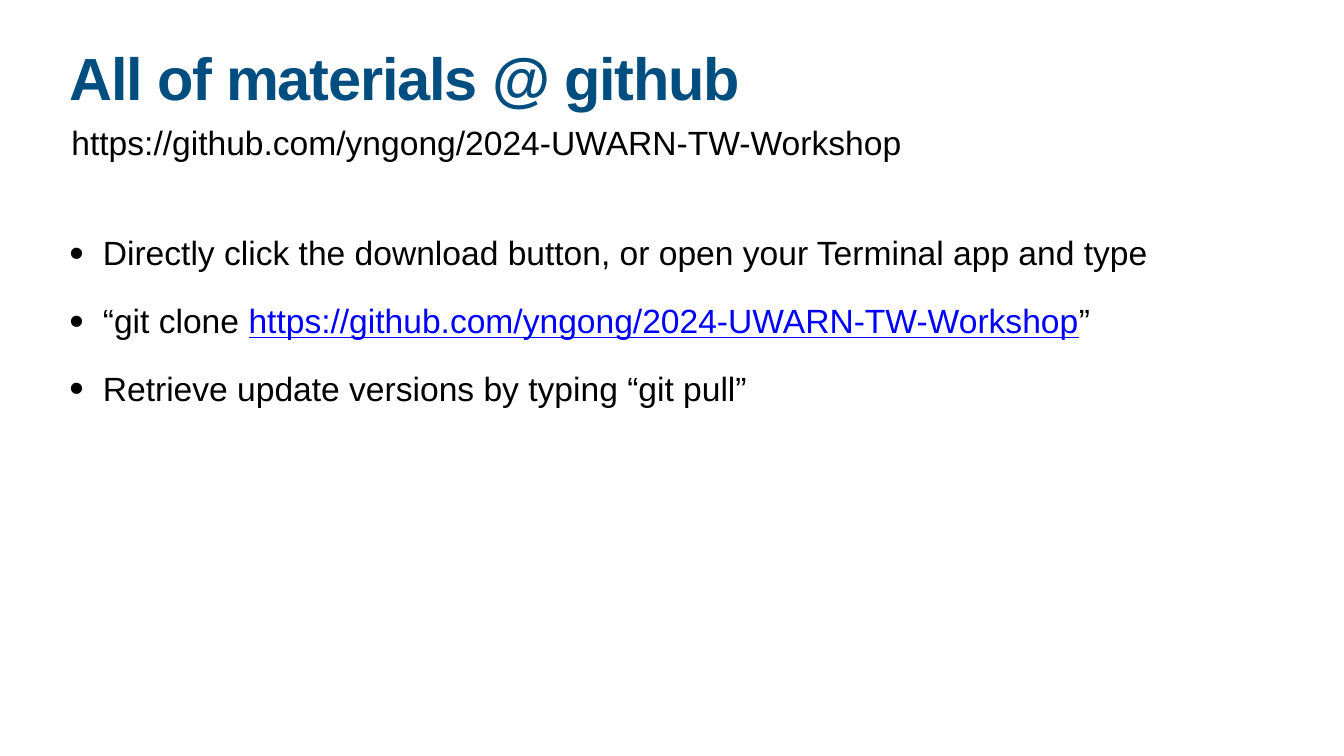
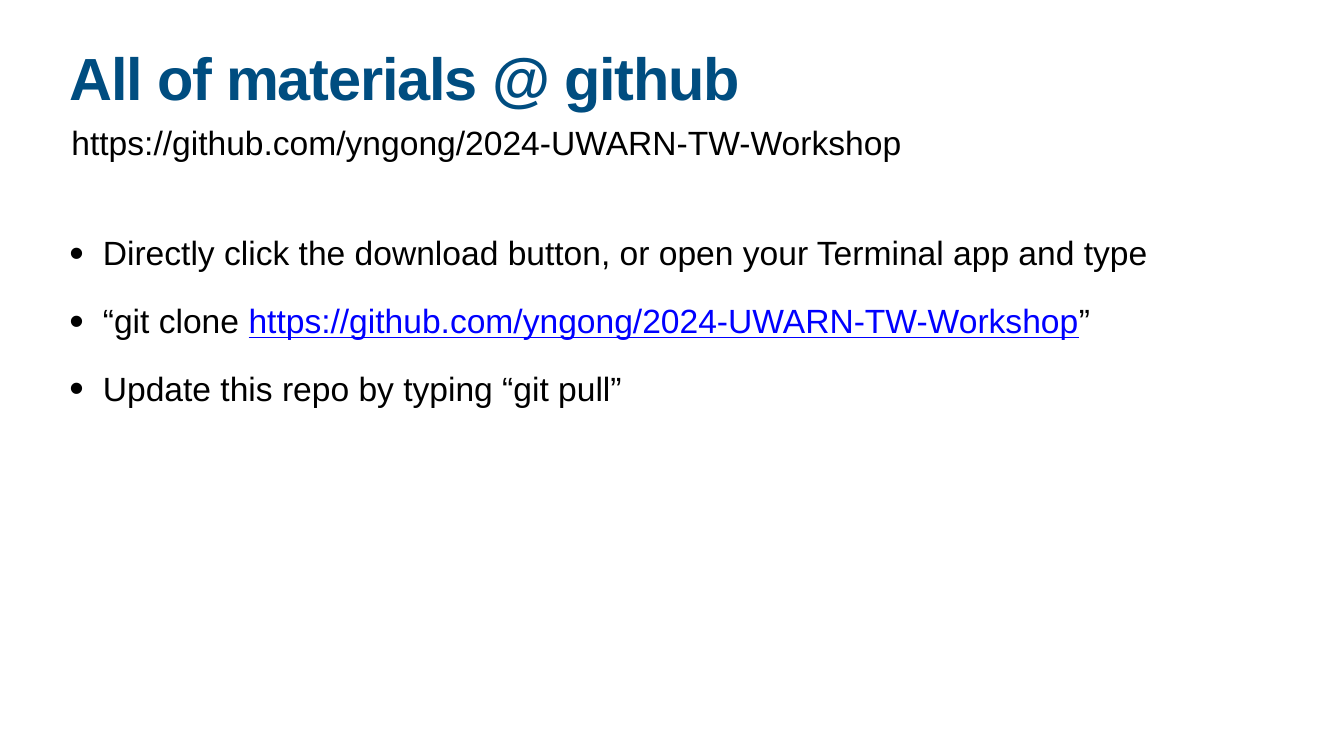
Before and after one commit to yngong/2024-UWARN-TW-Workshop, a slide deck: slide 9 of day1/20240425_Intro.pptx. Drawn at 1344x756 pixels with LibreOffice and Linux fonts; fonts in the diff are those of the drawing. Boxes give left, top, right and bottom in pixels: in the first picture for what was removed or moved away, otherwise in the second. Text is boxed around its words. In the diff, an @@ line names an element or a change of style, - is before the commit and + after.

```diff
--- a/day1/20240425_Intro.pptx
+++ b/day1/20240425_Intro.pptx
@@ text at <box>103,376,621,407</box>: text changed @@
-• Retrieve update versions by typing “git pull”
+• Update this repo by typing “git pull”
```
Also in this commit, not shown: 3 other slides changed, 3 slides added, 1 other file.
